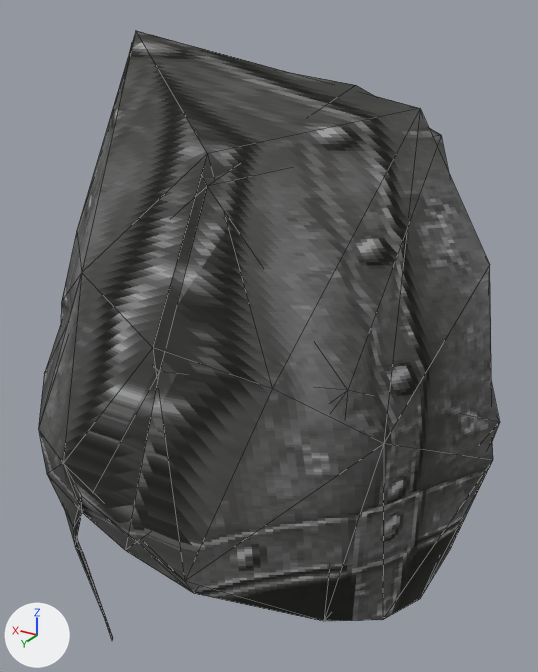
The glTF model assets/models/armadura/casco/escamas_hierro.glb as it was, and as the next commit left it.
One viewpoint serves both versions: a 50 mm camera at (-0.164, 0.302, 0.369) aimed at (0.019, -0.004, 0.216). The lights are fixed; the arrows at lower left show +X, +Y and +Z. The older version comes first. Mesh edges are drawn as thin lines. Vertices at exactly the same position are counted once.

Before the edit, the objects in view are built like this:
```python
me_armadura_casco_escamas_hierro = bpy.data.meshes.new('armadura.casco.escamas_hierro')
me_armadura_casco_escamas_hierro.from_pydata(...)  # 68 vertices, 138 faces; spans x -0.103..0.147, y -0.107..0.111, z 0.051..0.362
me_armadura_casco_escamas_hierro.materials.append(mat_pieza)  # picture img_image_0
ob_armadura_casco_escamas_hierro = bpy.data.objects.new('armadura.casco.escamas_hierro', me_armadura_casco_escamas_hierro)
ob_armadura_casco_escamas_hierro.location = (0.0, 0.0, 0.0)
```
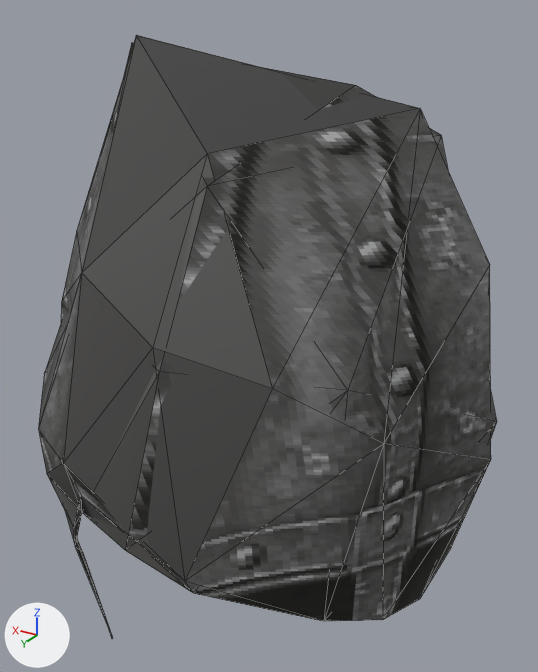
Where the change shows, as pixel boxes (x1, y1, x2, y2) in the pictures (538 x 672 px; the box of a moved part takes in the faces that stretch with it):
'armadura.casco.escamas_hierro', reshaped
    before: (38, 31, 500, 641)
    after: (38, 35, 497, 639)
part 1 of me_armadura_casco_escamas_hierro, moved or reshaped
    before: (345, 136, 500, 620)
    after: (345, 136, 497, 620)
part 2 of me_armadura_casco_escamas_hierro, moved or reshaped
    before: (77, 31, 419, 272)
    after: (77, 35, 419, 272)
part 3 of me_armadura_casco_escamas_hierro, surface changed
    both: (47, 35, 497, 639)

The edits, one by one:
me_armadura_casco_escamas_hierro is used by ob_armadura_casco_escamas_hierro; location (0.0, 0.0, 0.0).
me_armadura_casco_escamas_hierro had 68 vertices, 138 faces and spanned x -0.103..0.147, y -0.107..0.111, z 0.051..0.362.
me_armadura_casco_escamas_hierro now has 68 vertices, 138 faces and spans x -0.101..0.147, y -0.107..0.111, z 0.053..0.36.
Part 1, on me_armadura_casco_escamas_hierro:
Vertex 23 of me_armadura_casco_escamas_hierro moves from (-0.103, 0.0, 0.202) at pixel (499, 422) to (-0.101, 0.0, 0.202) at pixel (496, 421).
Vertex 29 of me_armadura_casco_escamas_hierro moves from (-0.102, 0.002, 0.183) at pixel (492, 460) to (-0.101, 0.002, 0.183) at pixel (490, 459).
Part 2, on me_armadura_casco_escamas_hierro:
Vertex 28 of me_armadura_casco_escamas_hierro moves from (0.092, 0.0, 0.362) at pixel (135, 30) to (0.092, 0.0, 0.36) at pixel (136, 35).
me_armadura_casco_escamas_hierro part 3: texture (UV) coordinates of 102 of 138 faces, centred in x -0.092..0.141, y -0.101..0.104, z 0.08..0.345, changed; they spanned u 0.0..1.0, v 0.01..1.0 and now span u 0.0..0.99, v 0.0..0.99.
Other edits to the shape of me_armadura_casco_escamas_hierro do not show in these pictures.
